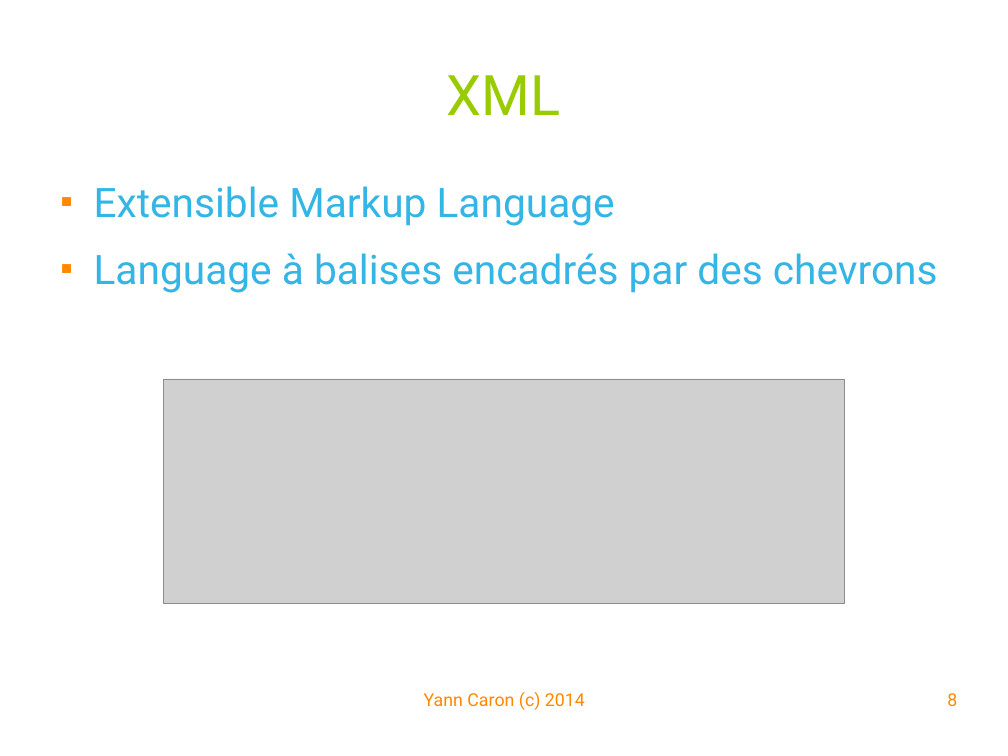
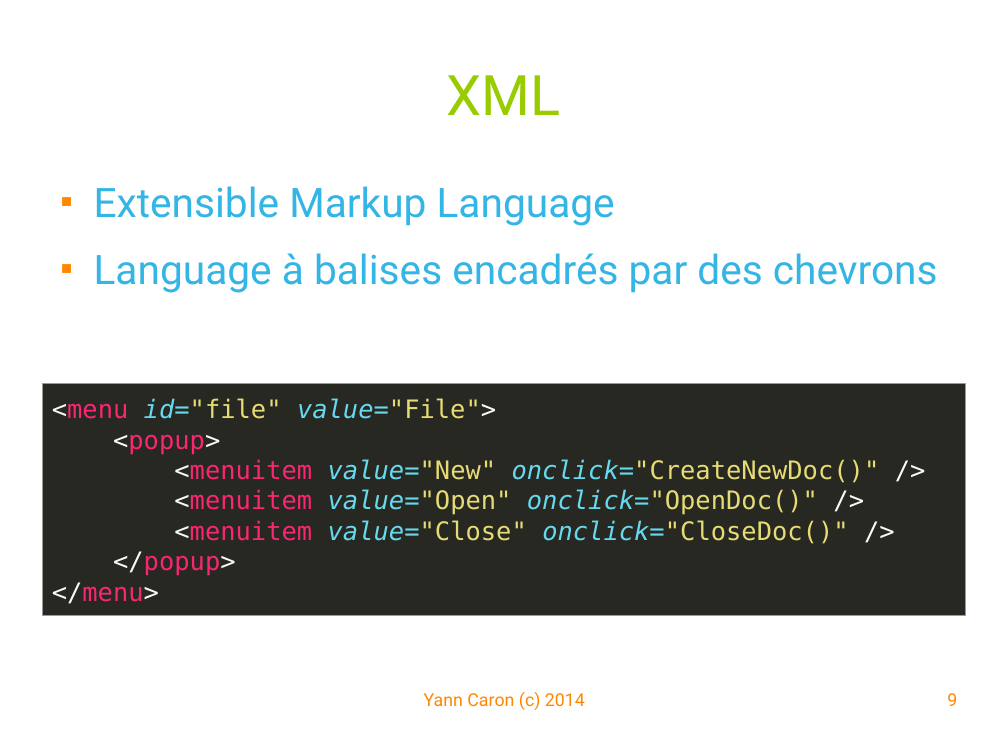
Before and after one commit to YannCaron/Android-ENSG, a slide deck: slide 9 of 09 - WebServices.odp (slide 8 before the commit). Drawn at 1008x756 pixels with LibreOffice and Linux fonts; fonts in the diff are those of the drawing; grey boxes stand for pictures; background and template pictures are left out. Boxes give left, top, right and bottom in pixels: in the first picture for what was removed or moved away, otherwise in the second. Text is boxed around its words. In the diff, an @@ line names an element or a change of style, - is before the commit and + after.

```diff
--- a/09 - WebServices.odp
+++ b/09 - WebServices.odp
@@ rectangle added at (x1=42, y1=384, x2=965, y2=616), fill #272822, outline #999999 0.99 pt, 20 pt, text #E6DB74 @@
+<menu id="file" value="File">
+<popup>
+<menuitem value="New" onclick="CreateNewDoc()" />
+<menuitem value="Open" onclick="OpenDoc()" />
+<menuitem value="Close" onclick="CloseDoc()" />
+</popup>
+</menu>
@@ picture removed at (x1=164, y1=380, x2=845, y2=604) @@
@@ page number at (x1=947, y1=693, x2=957, y2=706): text changed @@
-8
+9
```
Also in this commit, not shown: 2 other slides changed, 4 slides added, 1 slide removed, 1 other file.
